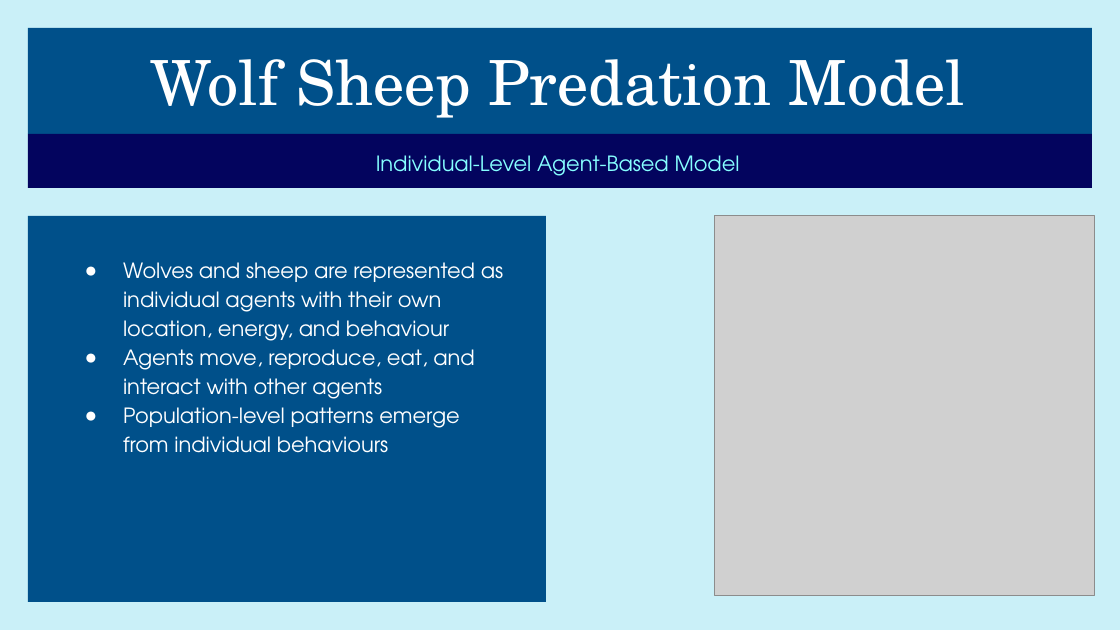
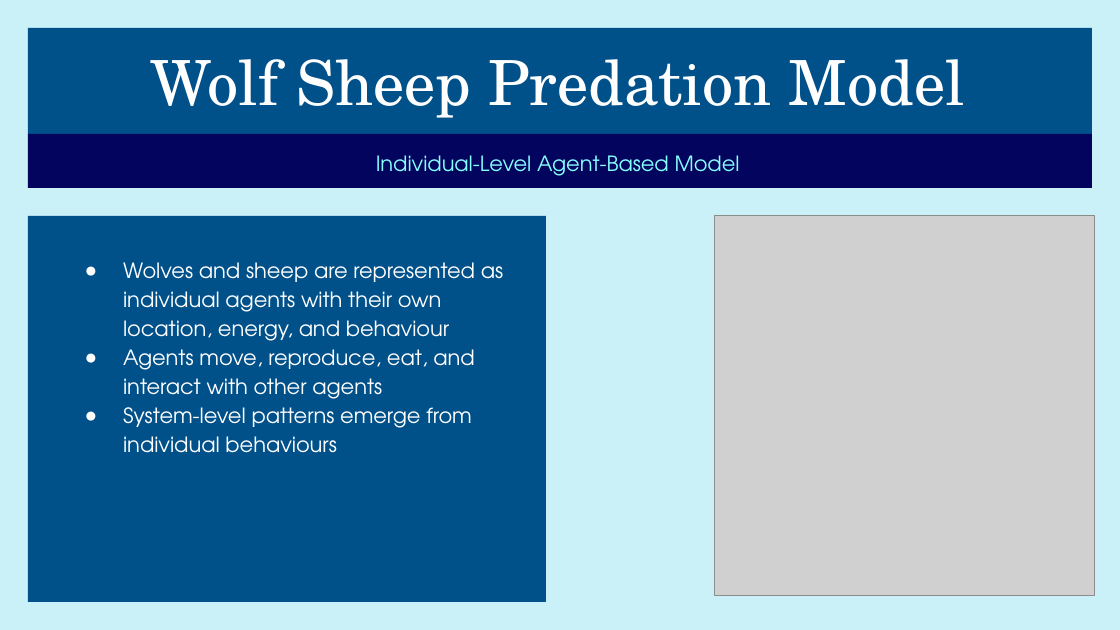
Before and after one commit to JBris/calibrating-abms-workshop, a slide deck: slide 4 of presentations/tpm/calibrating_abms_jbristow.pptx (slide 5 before the commit). Drawn at 1120x630 pixels with LibreOffice and Linux fonts; fonts in the diff are those of the drawing; grey boxes stand for pictures. Boxes give left, top, right and bottom in pixels: in the first picture for what was removed or moved away, otherwise in the second. Text is boxed around its words. In the diff, an @@ line names an element or a change of style, - is before the commit and + after.

```diff
--- a/presentations/tpm/calibrating_abms_jbristow.pptx
+++ b/presentations/tpm/calibrating_abms_jbristow.pptx
@@ text at bbox=[123, 407, 472, 453]: text changed @@
-● Population-level patterns emerge from individual behaviours
+● System-level patterns emerge from individual behaviours
```
Also in this commit, not shown: 3 other slides changed, 1 slide added, 4 slides removed, 2 other files.
